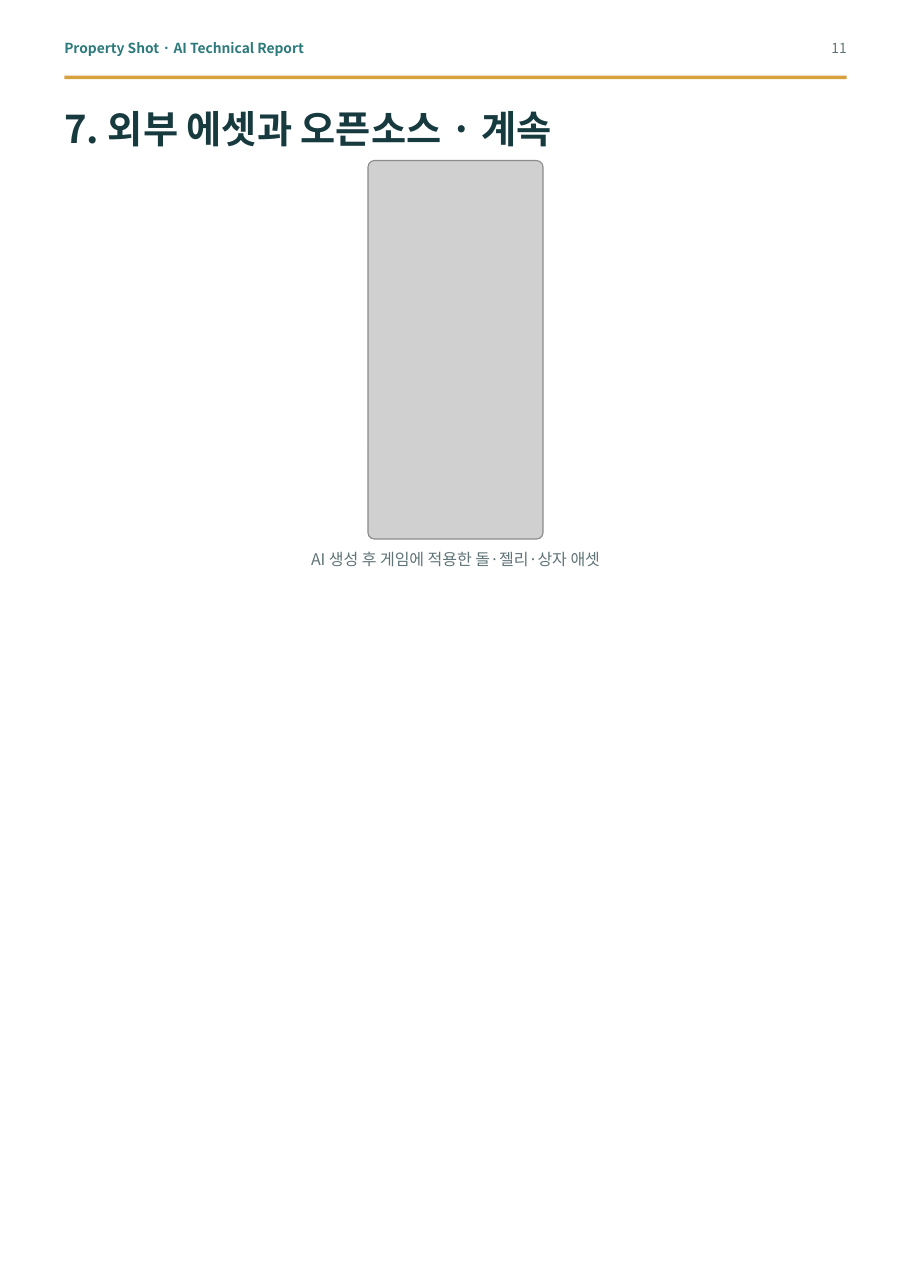
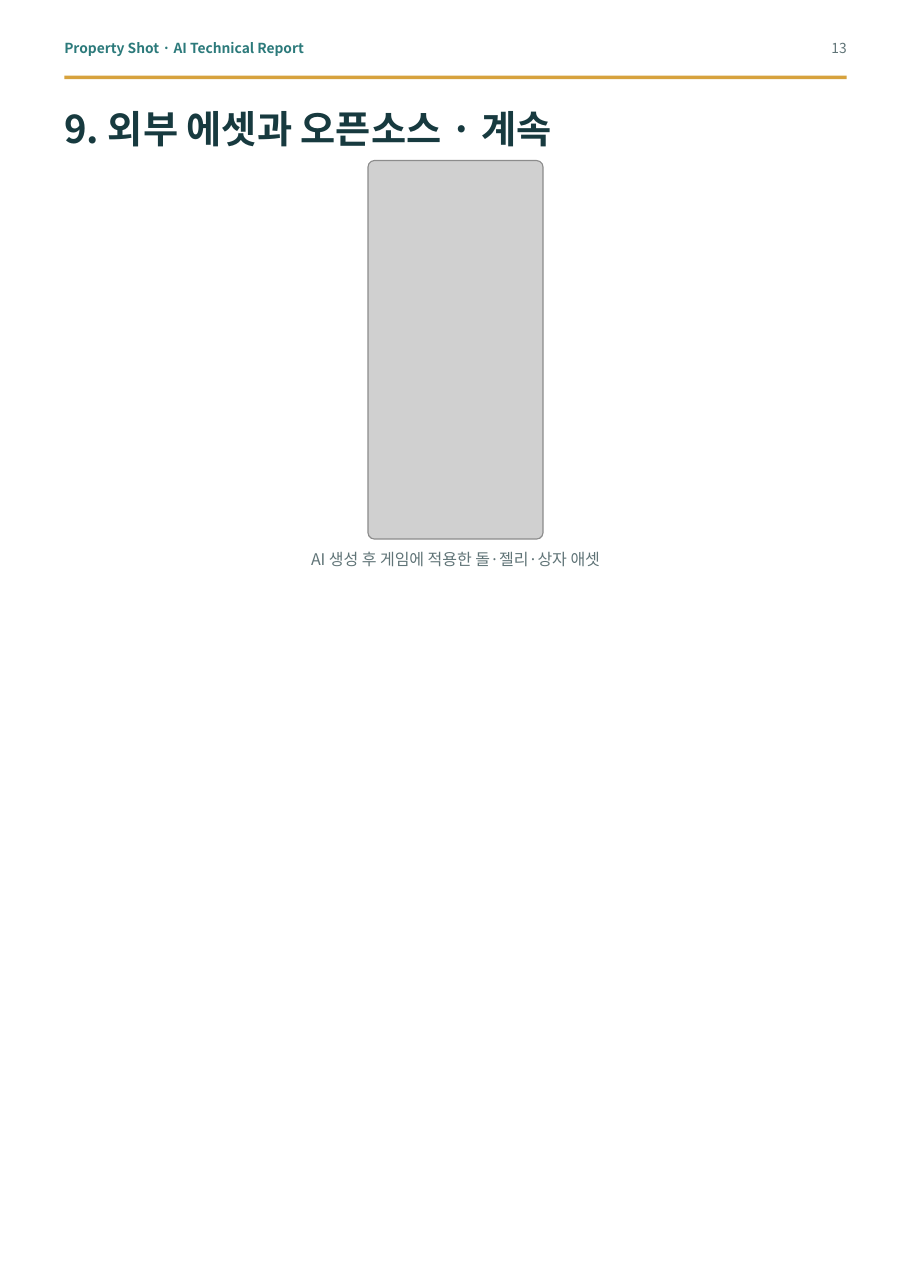
Before and after one commit to good5229/Property_shot, a slide deck: slide 13 of report/dist/property_shot_ai_technical_report.pptx (slide 11 before the commit). Drawn at 911x1288 pixels with LibreOffice and Linux fonts; fonts in the diff are those of the drawing; grey boxes stand for pictures. Boxes give left, top, right and bottom in pixels: in the first picture for what was removed or moved away, otherwise in the second. Text is boxed around its words. In the diff, an @@ line names an element or a change of style, - is before the commit and + after.

```diff
--- a/report/dist/property_shot_ai_technical_report.pptx
+++ b/report/dist/property_shot_ai_technical_report.pptx
@@ text at (x1=831, y1=43, x2=846, y2=53): text changed @@
-11
+13
@@ text at (x1=64, y1=111, x2=551, y2=147): text changed @@
-7. 외부 에셋과 오픈소스 · 계속
+9. 외부 에셋과 오픈소스 · 계속
```
Also in this commit, not shown: 8 other slides changed, 3 slides added, 1 slide removed, 10 other files.
